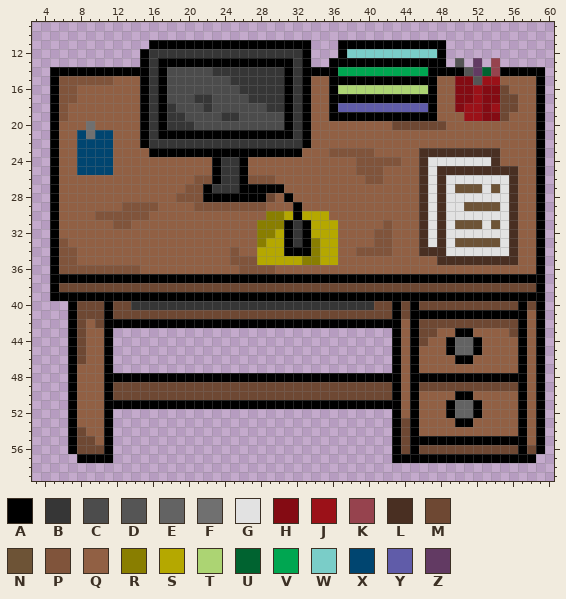
One commit to this pixel-art sprite: sprites/table_spr/layers/c3894235-50e6-4fa6-89a8-f89d6812cd40/3fcf0114-fdde-462f-bfc9-cede359ab2b5.png. Above: the version before the commit.
The file is 64x64 pixels. Colours within 5 levels of each other are drawn and written as one. Shown: x 3..60, y 9..59.
Palette (. is transparent): A #000000  B #363636  C #4c4c4c  D #555555  E #636363  F #707070  G #e2e2e2  H #840b13  J #9b1118  K #96434e  L #492f22  M #6e4833  N #6d5336  P #80543b  Q #916044  R #897e00  S #b5a800  T #acd473  U #006330  V #00a651  W #7acdc8  X #004570  Y #605ca9  Z #623a63
And afterwards:
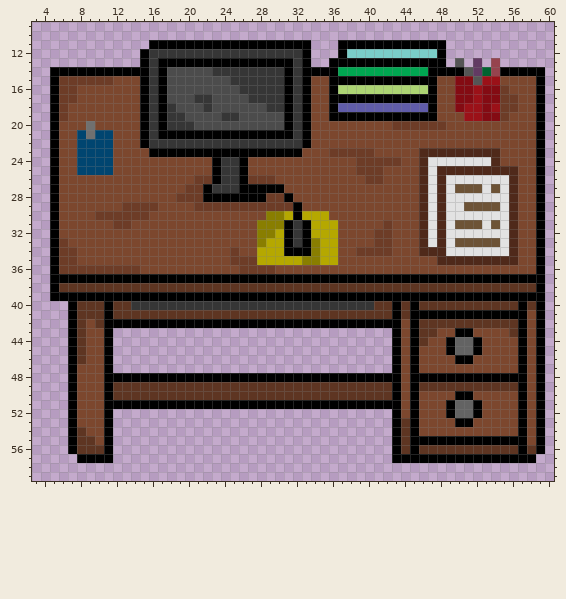
What changed:
colour L: #492f22 -> #4f291a
colour M: #6e4833 -> #5e3522
colour P: #80543b -> #6d3c27
colour Q: #916044 -> #7c472e
Changed rows in their new state; - is a pixel that keeps its letter.
first column x 43:
16 ------------P-
17 ------------PP
18 ------------PP
19 ------------P-
20 PPPPPP--------
first column x 29:
28 PP-
29 PPP
